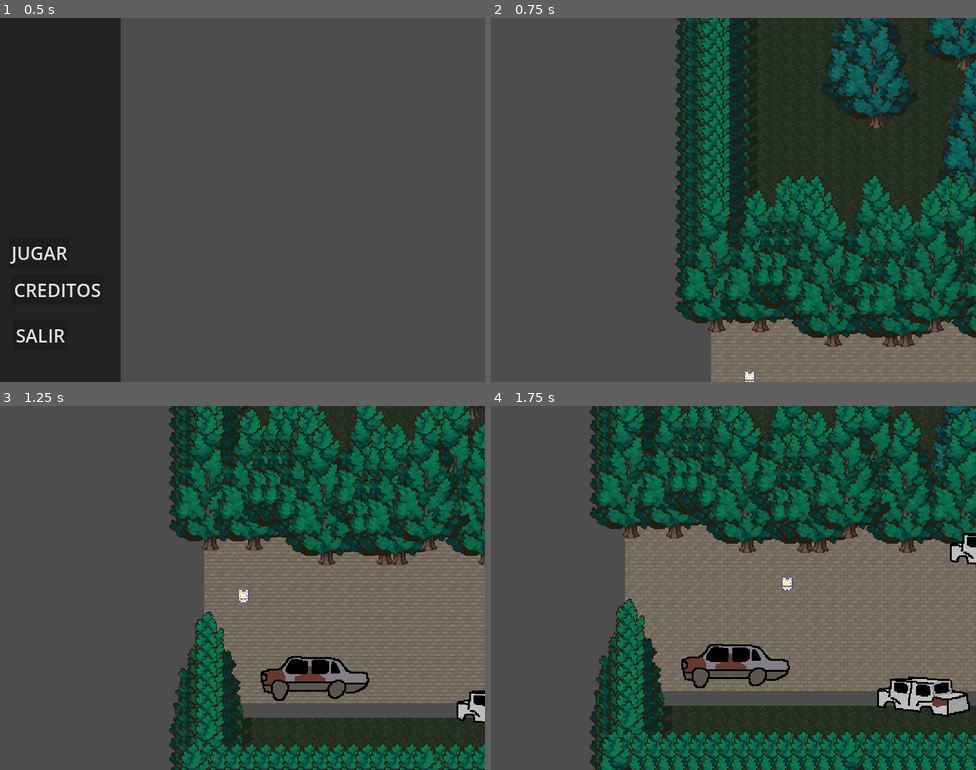
Above: before the commit, frames 1-4 (two rows, left to right).
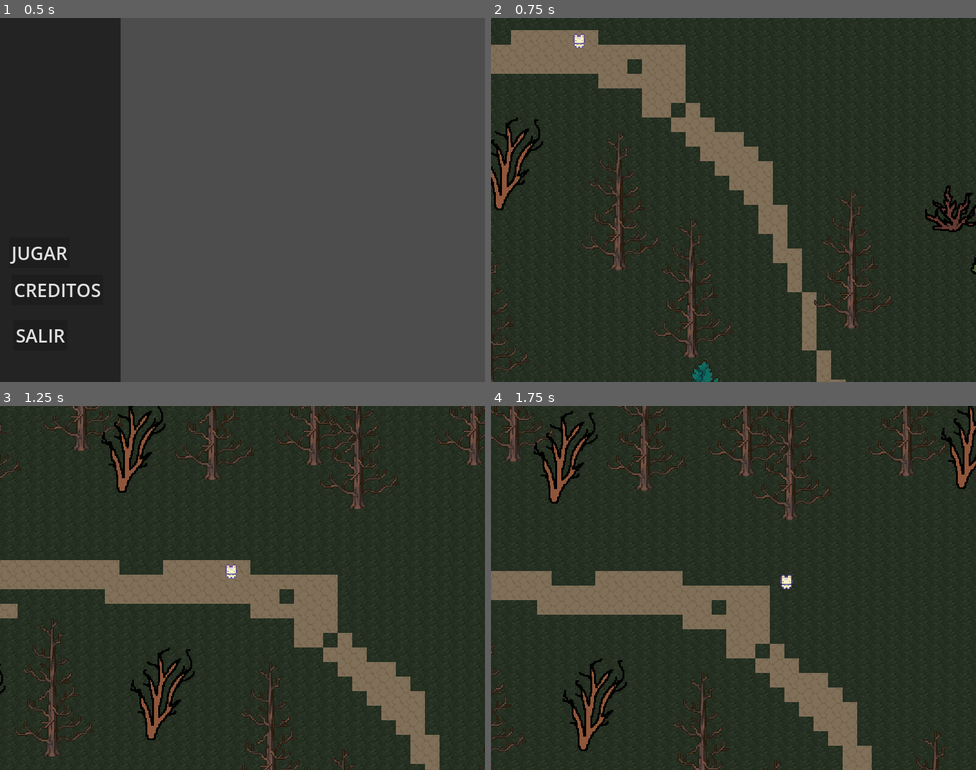
Above: after the commit, the same moments.

Repository: alezuuBytes/GITW-Game
Game: Godot game, scene res://trabajo_graso/menu/menu.tscn
Two runs of this game, one before a commit and one after it. Both use one fixed random seed, a clock stepped at 60 frames per second and the inputs below.
Inputs:
- Up to frame 1 (0.5 s): no input
- Up to frame 2 (0.75 s): click "JUGAR" at 0.5 s
- Up to frame 3 (1.25 s): no input
- Up to frame 4 (1.75 s): hold D (right) from 1.28 s (still down); hold Shift (shift) from 1.28 s (still down)

Frame 1 is identical in both runs. In frame 2, 78% of the frame differs, in the area x 0-100%, y 0-100%; in frame 3, 84%; in frame 4, 84%.

Commit message:
PORFAVOR

Diff:
--- a/Escenas/Escena_Final/EscenaFinal.tscn
+++ b/Escenas/Escena_Final/EscenaFinal.tscn
@@ -1,3 +1,29 @@
 [gd_scene format=3 uid="uid://513tt3r6a07l"]
 
+[ext_resource type="PackedScene" uid="uid://dbxu1yxy5fxyb" path="res://Escenas/Mapas/mapa_2.tscn" id="1_1mu2u"]
+[ext_resource type="Script" uid="uid://doddx882bhywu" path="res://Escenas/Escena_Final/escena_final.gd" id="1_2hdtk"]
+[ext_resource type="PackedScene" uid="uid://c1aruwsx123rh" path="res://Escenas/Jugador/greg_alva.tscn" id="2_6gwht"]
+[ext_resource type="PackedScene" uid="uid://byemaiusqtpdi" path="res://trabajo_graso/enemigo_final/enemigo_final.tscn" id="3_6gwht"]
+
+[sub_resource type="RectangleShape2D" id="RectangleShape2D_hdsuq"]
+size = Vector2(1308, 238)
+
 [node name="EscenaFinal" type="Node2D" unique_id=884633575]
+script = ExtResource("1_2hdtk")
+
+[node name="Mapa_2" parent="." unique_id=555828685 instance=ExtResource("1_1mu2u")]
+
+[node name="GregAlva" parent="." unique_id=138358149 instance=ExtResource("2_6gwht")]
+position = Vector2(-1695, -1780)
+
+[node name="enemigo_final" parent="." unique_id=1346721901 node_paths=PackedStringArray("player") instance=ExtResource("3_6gwht")]
+position = Vector2(-2112, -1780)
+player = NodePath("../GregAlva")
+
+[node name="Area2D" type="Area2D" parent="." unique_id=253308890]
+position = Vector2(605, 517)
+
+[node name="CollisionShape2D" type="CollisionShape2D" parent="Area2D" unique_id=578639046]
+shape = SubResource("RectangleShape2D_hdsuq")
+
+[connection signal="body_entered" from="Area2D" to="." method="_on_area_2d_body_entered"]
--- /dev/null
+++ b/Escenas/Escena_Final/escena_final.gd
@@ -0,0 +1,6 @@
+extends Node2D
+
+
+func _on_area_2d_body_entered(body: Node2D) -> void:
+	if body is CharacterBody2D:
+		get_tree().change_scene_to_file("res://trabajo_graso/ganar_juego.tscn")
--- /dev/null
+++ b/Escenas/Escena_Principal/escena_principal.gd
@@ -0,0 +1,8 @@
+extends Node2D
+
+
+
+
+func _on_area_2d_body_entered(body: Node2D) -> void:
+	if body is CharacterBody2D:
+		get_tree().change_scene_to_file("res://Escenas/Escena_Final/EscenaFinal.tscn")
--- a/Escenas/Escena_Principal/escena_principal.tscn
+++ b/Escenas/Escena_Principal/escena_principal.tscn
@@ -1,22 +1,32 @@
 [gd_scene format=3 uid="uid://bpcx2f2yvrvtk"]
 
 [ext_resource type="PackedScene" uid="uid://c1aruwsx123rh" path="res://Escenas/Jugador/greg_alva.tscn" id="1_gcge2"]
+[ext_resource type="Script" uid="uid://cd64pxo1c0udn" path="res://Escenas/Escena_Principal/escena_principal.gd" id="1_m55d6"]
 [ext_resource type="PackedScene" uid="uid://dbxu1yxy5fxyb" path="res://Escenas/Mapas/mapa_2.tscn" id="1_qpsp5"]
-[ext_resource type="PackedScene" uid="uid://byemaiusqtpdi" path="res://trabajo_graso/enemigo_final/enemigo_final.tscn" id="2_m55d6"]
 [ext_resource type="Script" uid="uid://di703apf7yvcl" path="res://scripts/camera_gregalva.gd" id="3_v1ro4"]
 
+[sub_resource type="CircleShape2D" id="CircleShape2D_uttbe"]
+radius = 165.14842
+
 [node name="EscenaPrincipal" type="Node2D" unique_id=1409719044]
+script = ExtResource("1_m55d6")
 
 [node name="Mapa_2" parent="." unique_id=555828685 instance=ExtResource("1_qpsp5")]
 
-[node name="enemigo_final" parent="." unique_id=1346721901 node_paths=PackedStringArray("player") instance=ExtResource("2_m55d6")]
-player = NodePath("../GregAlva")
+[node name="GregAlva" parent="." unique_id=138358149 instance=ExtResource("1_gcge2")]
+position = Vector2(-1573, -1774)
 
-[node name="GregAlva" parent="." unique_id=138358149 instance=ExtResource("1_gcge2")]
-position = Vector2(43, 480)
-
-[node name="Camera2D" type="Camera2D" parent="GregAlva" unique_id=2097797403]
+[node name="Camera2D3" type="Camera2D" parent="GregAlva" unique_id=2097797403]
 top_level = true
+position = Vector2(-1495, -1784)
 zoom = Vector2(1.5, 1.5)
 position_smoothing_enabled = true
 script = ExtResource("3_v1ro4")
+
+[node name="Area2D" type="Area2D" parent="." unique_id=138537439]
+position = Vector2(-1789, -1755)
+
+[node name="CollisionShape2D" type="CollisionShape2D" parent="Area2D" unique_id=2129979454]
+shape = SubResource("CircleShape2D_uttbe")
+
+[connection signal="body_entered" from="Area2D" to="." method="_on_area_2d_body_entered"]
--- a/Escenas/Jugador/greg_alva.tscn
+++ b/Escenas/Jugador/greg_alva.tscn
@@ -2,6 +2,7 @@
 
 [ext_resource type="Texture2D" uid="uid://bdgcv4h3dbair" path="res://placeholder/sprites/Characters/Basic Charakter Spritesheet.png" id="1_4v2ed"]
 [ext_resource type="Script" uid="uid://b4jrqrfs60n46" path="res://scripts/gregalva.gd" id="1_ifuql"]
+[ext_resource type="Script" uid="uid://di703apf7yvcl" path="res://scripts/camera_gregalva.gd" id="3_6j255"]
 
 [sub_resource type="AtlasTexture" id="AtlasTexture_ifuql"]
 atlas = ExtResource("1_4v2ed")
@@ -19,3 +20,10 @@
 
 [node name="CollisionShape2D" type="CollisionShape2D" parent="." unique_id=930062908]
 shape = SubResource("CircleShape2D_cu18b")
+
+[node name="Camera2D2" type="Camera2D" parent="." unique_id=301168777]
+top_level = true
+position = Vector2(-1168, -1371)
+zoom = Vector2(1.5, 1.5)
+position_smoothing_enabled = true
+script = ExtResource("3_6j255")
--- a/trabajo_graso/enemigo_final/enemigo_final.gd
+++ b/trabajo_graso/enemigo_final/enemigo_final.gd
@@ -1,7 +1,7 @@
 extends CharacterBody2D
 class_name EnemigoFinal
 
-@export var speed := 200
+@export var speed := 300
 @export var accel := 9.5
 @export var player : CharacterBody2D = null
 
--- a/trabajo_graso/enemigo_final/enemigo_final.tscn
+++ b/trabajo_graso/enemigo_final/enemigo_final.tscn
@@ -12,7 +12,7 @@
 [node name="Sprite2D" type="Sprite2D" parent="." unique_id=578003950]
 self_modulate = Color(0.9999998, 0.0877052, 0.2808523, 1)
 position = Vector2(9.536743e-07, 0)
-scale = Vector2(0.034367215, 0.030178305)
+scale = Vector2(0.05, 0.05)
 texture = ExtResource("2_sh2el")
 
 [node name="Area2D" type="Area2D" parent="." unique_id=1077301139]
--- /dev/null
+++ b/trabajo_graso/ganar_juego.tscn
@@ -0,0 +1,31 @@
+[gd_scene format=3 uid="uid://bmbk8s3eu6y0w"]
+
+[ext_resource type="Theme" uid="uid://s7hava87ytwj" path="res://trabajo_graso/fonts/letras.tres" id="1_tj5o3"]
+
+[node name="ganar_juego" type="Control" unique_id=1265272667]
+layout_mode = 3
+anchors_preset = 15
+anchor_right = 1.0
+anchor_bottom = 1.0
+offset_left = 2.0
+offset_right = 2.0
+grow_horizontal = 2
+grow_vertical = 2
+
+[node name="Label" type="Label" parent="." unique_id=509434446]
+layout_mode = 0
+offset_left = 292.0
+offset_top = 144.0
+offset_right = 569.0
+offset_bottom = 186.0
+theme = ExtResource("1_tj5o3")
+text = "GANASTEEEEEEEE"
+
+[node name="Label2" type="Label" parent="." unique_id=349282905]
+layout_mode = 0
+offset_left = 292.0
+offset_top = 337.0
+offset_right = 569.0
+offset_bottom = 379.0
+theme = ExtResource("1_tj5o3")
+text = "introducir texto"
Not shown, added: Escenas/Escena_Final/escena_final.gd.uid
Not shown, added: Escenas/Escena_Principal/escena_principal.gd.uid
Not shown, added: export_presets.cfg
Not shown, added: GameJam.console.exe
Not shown, added: GameJam.exe
